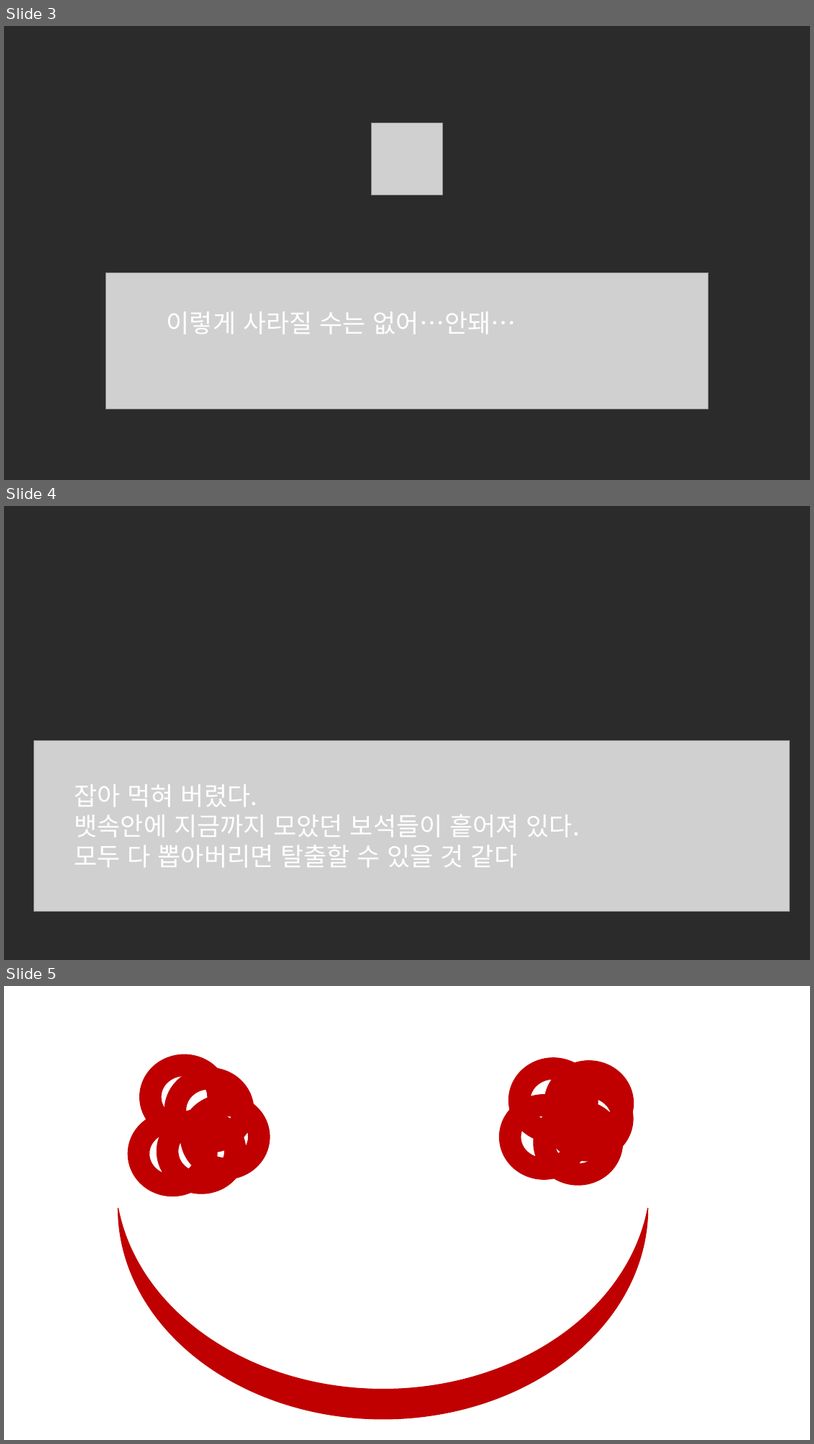
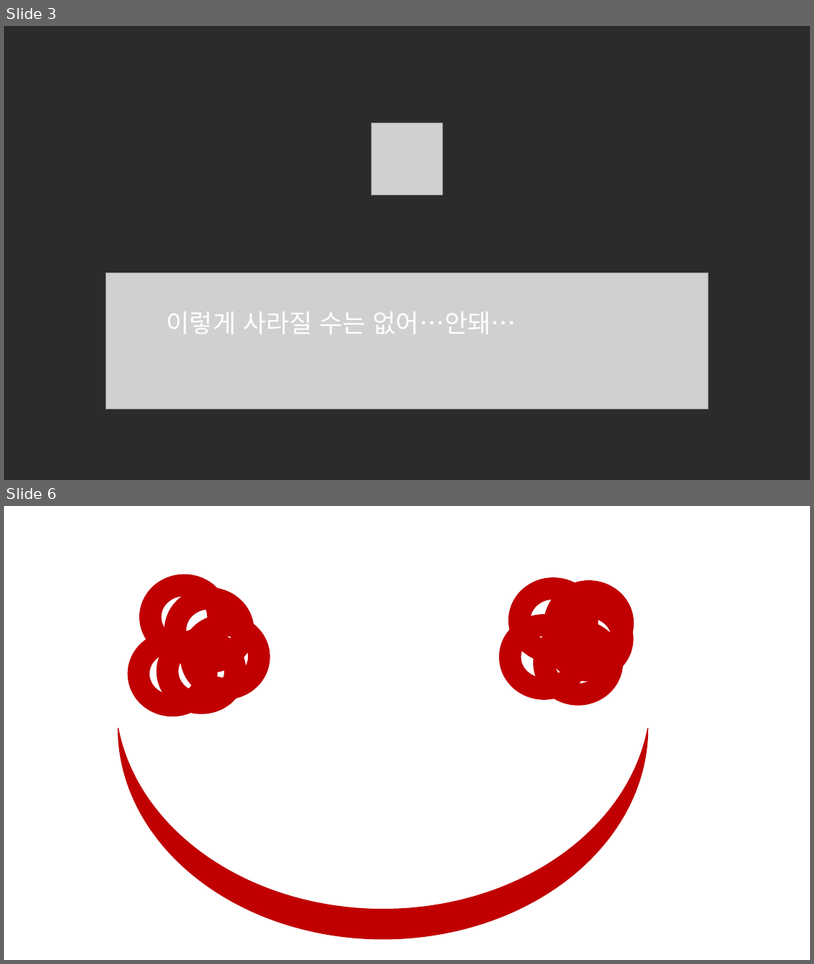
Before and after one commit to Dev-YoonLim/2DGP_YJW, a slide deck: Game_Project/ch1/작업용 PPT3.pptx. Shown one above the other, each under a label of ours: slides 3, 4 and 5 before the commit, slides 3 and 6 after it; the slides between them are not shown. The pictures are 814x1444 and 814x964 pixels, drawn with LibreOffice and Linux fonts; fonts in the diff are those of the drawing; grey boxes stand for pictures; background and template pictures are left out; a plain dark background stands for a picture behind light text. Boxes give left, top, right and bottom in pixels: in the first picture for what was removed or moved away, otherwise in the second. Text is boxed around its words. In the diff, an @@ line names an element or a change of style, - is before the commit and + after.

```diff
--- a/Game_Project/ch1/작업용 PPT3.pptx
+++ b/Game_Project/ch1/작업용 PPT3.pptx
@@ slide 4 removed at bbox=[4, 506, 810, 960], background picture (left out) @@
@@ picture removed at bbox=[34, 741, 790, 911] @@
@@ text removed at bbox=[75, 784, 581, 867] @@
-잡아 먹혀 버렸다.
-뱃속안에 지금까지 모았던 보석들이 흩어져 있다.
-모두 다 뽑아버리면 탈출할 수 있을 것 같다
@@ what was slide 5 is now slide 6 @@
```
Also in this commit, not shown: 5 slides added, 1 other slide removed, 36 other files.
